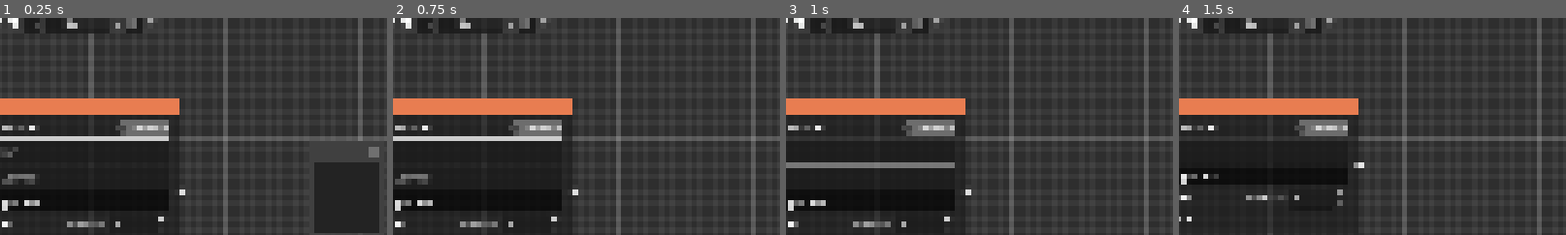
Above: before the commit, frames 1-4 (left to right).
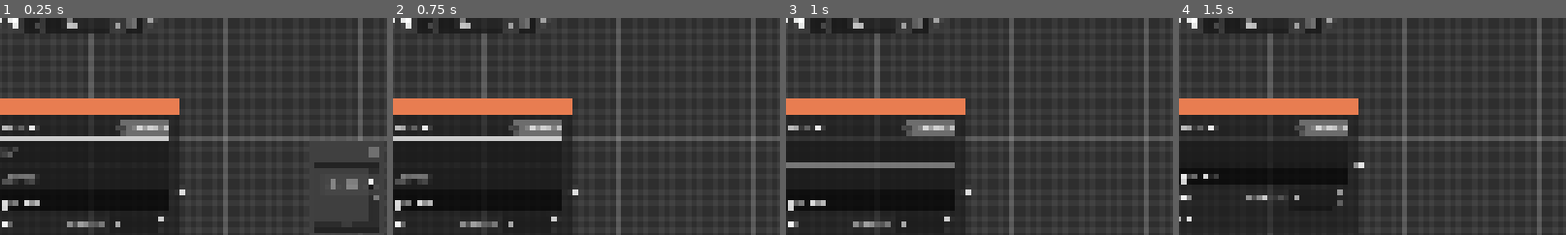
Above: after the commit, the same moments.

Repository: Roboticy3/Louder
Game: Godot game, scene res://entities/editor.tscn
The game is run twice, just before and just after one commit, with the same random seed, the same clock (stepped at 60 frames per second) and the same inputs.
Inputs (mouse positions are % of the whole screen's width and height, from its top left):
- Up to frame 1 (0.25 s): no input
- Up to frame 2 (0.75 s): click (14, 39) at 0.52 s; type "12" at 0.6 s
- Up to frame 3 (1 s): click (14, 45) at 0.75 s; type "Alex" at 0.83 s
- Up to frame 4 (1.5 s): click "Auto" at 1.25 s
The pictures show only the part of the screen within x 5-55%, y 9-59%; the shares and areas given below are measured in that part.

The runs differ from the first frame. In frame 1, 3.8% of the frame differs, in the area x 81-98%, y 69-97%; in frame 2, nothing differs; in frame 3, nothing differs; in frame 4, nothing differs.

Commit message:
generalized CustomGraphHub into NetworkEntity

Diff:
--- a/editor/entities/editor.tscn
+++ b/editor/entities/editor.tscn
@@ -123,4 +123,10 @@
 unresizable = false
 borderless = false
 
+[node name="GraphEdit" type="GraphEdit" parent="KnowledgeGraphPopup" unique_id=119884730]
+offset_left = 4.0
+offset_top = 4.0
+offset_right = 96.0
+offset_bottom = 96.0
+
 [editable path="Control/GridContainer/GraphEdit/Hub"]
--- a/editor/project.godot
+++ b/editor/project.godot
@@ -18,7 +18,7 @@
 [autoload]
 
 IdSystem="*uid://emcgvjw2xenp"
-HubDefaults="*uid://bttyhihvjbpso"
+NetworkEntityDefaults="*uid://bttyhihvjbpso"
 
 [gui]
 
--- a/editor/scripts/hub.gd
+++ b/editor/scripts/hub.gd
@@ -1,11 +1,5 @@
-class_name CustomGraphHub extends GraphNode
+class_name CustomGraphHub extends NetworkEntity
 
-const COMPONENT_GROUP := &"hub_component"
-
-@export var hub_data:Dictionary :
-	set(new_hub_data):
-		import(new_hub_data)
-		hub_data = new_hub_data
 @export var grabber:Control
 @export var choices_section_logic:ChoicesSectionLogic
 @export var start_check:CheckBox
@@ -23,111 +17,27 @@
 func get_grabber() -> Control:
 	return grabber
 
-func export() -> Dictionary:
-	var data := {
-		"conversation_id": id,
-		"position_offset": position_offset,
-	}
-	var seen_names := {}
-	for child in find_children("*", "", true, false):
-		if child.is_in_group(COMPONENT_GROUP):
-			if seen_names.has(child.name):
-				push_error("Hub \"%s\" has duplicate component name \"%s\"; aborting export" % [name, child.name])
-				return {}
-			seen_names[child.name] = true
-			data[child.name as String] = _export_node(child)
-	return _filter_to_non_default(data)
-
-func import(data: Dictionary) -> void:
-	data = _filter_to_non_default(data)
-	IdSystem.assign_id(self, data.get("conversation_id", id), id)
-	id = data.get("conversation_id", id)
-
-	position_offset = data.get("position_offset", position_offset)
-
-	for key in data:
-		if key is String:
-			var node := find_child(key, true, false)
-			if node:
-				_import_node(node, data[key])
-
-func _filter_to_non_default(data: Dictionary) -> Dictionary:
-	var defaults: Dictionary = HubDefaults.default_data.get("hub", {})
-	var filtered := {}
-	for key in data:
-		if not defaults.has(key) or _compare_data(data, defaults, key):
-			filtered[key] = data[key]
-	return filtered
-
-func _compare_data(x:Dictionary, y:Dictionary, key):
-	return str(x[key]) != str(y[key])
-
-func _export_node(node: Node) -> Variant:
-	if node is ChoicesSectionLogic:
-		var choices: PackedStringArray = []
-		for c in node.choices:
-			choices.append(c.text)
-		return choices
-	if node is CodeEdit:
-		return node.text
-	if node is OptionButton:
-		var idx:int = node.selected
-		return node.get_item_text(idx) if idx >= 0 else ""
-	if node is CheckBox:
-		return node.button_pressed
-	if node is SpinBox:
-		return node.value
-	if node is Button:
-		return node.text
-	return null
-
-func _import_node(node: Node, value: Variant) -> void:
-	if node is ChoicesSectionLogic:
-		var choices: PackedStringArray = value
-		node.set_choice_count(choices.size())
-		for i in choices.size():
-			node.choices[i].text = choices[i]
-	elif node is CodeEdit:
-		node.text = value
-	elif node is OptionButton:
-		var skill := value as String
-		if not skill.is_empty():
-			for i in node.item_count:
-				if node.get_item_text(i) == skill:
-					node.selected = i
-					break
-	elif node is CheckBox:
-		node.button_pressed = bool(value)
-	elif node is SpinBox:
-		node.value = int(value)
-	elif node is Button:
-		node.text = value
-
 func update_title_stylebox() -> void:
 	var start := start_check.button_pressed
 	var auto := auto_check.button_pressed
 	var spoke := choices_section_logic.choices.is_empty()
 
-	var stylebox := HubDefaults.TITLE_STYLEBOXES["default"]
+	var stylebox := NetworkEntityDefaults.TITLE_STYLEBOXES["default"]
 	if start:
-		stylebox = HubDefaults.TITLE_STYLEBOXES["start"]
+		stylebox = NetworkEntityDefaults.TITLE_STYLEBOXES["start"]
 	elif auto:
 		if spoke:
-			stylebox = HubDefaults.TITLE_STYLEBOXES["auto_spoke"]
+			stylebox = NetworkEntityDefaults.TITLE_STYLEBOXES["auto_spoke"]
 		else:
-			stylebox = HubDefaults.TITLE_STYLEBOXES["auto"]
+			stylebox = NetworkEntityDefaults.TITLE_STYLEBOXES["auto"]
 	elif spoke:
-		stylebox = HubDefaults.TITLE_STYLEBOXES["spoke"]
+		stylebox = NetworkEntityDefaults.TITLE_STYLEBOXES["spoke"]
 
 	add_theme_stylebox_override("titlebar", stylebox)
 	add_theme_stylebox_override("titlebar_selected", stylebox)
 
-
-var id := -1
-const ID_GROUP := &"CONVERSATION"
-
 func _ready() -> void:
-	id = IdSystem.assign_id(self)
+	super._ready()
 
 	auto_check.pressed.connect(update_title_stylebox)
 	start_check.pressed.connect(update_title_stylebox)
--- /dev/null
+++ b/editor/scripts/network_entity.gd
@@ -0,0 +1,95 @@
+class_name NetworkEntity extends GraphNode
+
+@export var component_group := &"hub_component"
+@export var default_source := &"hub"
+
+@export var hub_data:Dictionary :
+	set(new_hub_data):
+		import(new_hub_data)
+		hub_data = new_hub_data
+
+func export() -> Dictionary:
+	var data := {
+		"conversation_id": id,
+		"position_offset": position_offset,
+	}
+	var seen_names := {}
+	for child in find_children("*", "", true, false):
+		if child.is_in_group(component_group):
+			if seen_names.has(child.name):
+				push_error("Hub \"%s\" has duplicate component name \"%s\"; aborting export" % [name, child.name])
+				return {}
+			seen_names[child.name] = true
+			data[child.name as String] = _export_node(child)
+	return _filter_to_non_default(data)
+
+func import(data: Dictionary) -> void:
+	data = _filter_to_non_default(data)
+	IdSystem.assign_id(self, data.get("conversation_id", id), id)
+	id = data.get("conversation_id", id)
+
+	position_offset = data.get("position_offset", position_offset)
+
+	for key in data:
+		if key is String:
+			var node := find_child(key, true, false)
+			if node:
+				_import_node(node, data[key])
+
+func _filter_to_non_default(data: Dictionary) -> Dictionary:
+	var defaults: Dictionary = NetworkEntityDefaults.default_data.get(default_source, {})
+	var filtered := {}
+	for key in data:
+		if not defaults.has(key) or _compare_data(data, defaults, key):
+			filtered[key] = data[key]
+	return filtered
+
+func _compare_data(x:Dictionary, y:Dictionary, key):
+	return str(x[key]) != str(y[key])
+
+func _export_node(node: Node) -> Variant:
+	if node is ChoicesSectionLogic:
+		var choices: PackedStringArray = []
+		for c in node.choices:
+			choices.append(c.text)
+		return choices
+	if node is CodeEdit:
+		return node.text
+	if node is OptionButton:
+		var idx:int = node.selected
+		return node.get_item_text(idx) if idx >= 0 else ""
+	if node is CheckBox:
+		return node.button_pressed
+	if node is SpinBox:
+		return node.value
+	if node is Button:
+		return node.text
+	return null
+
+func _import_node(node: Node, value: Variant) -> void:
+	if node is ChoicesSectionLogic:
+		var choices: PackedStringArray = value
+		node.set_choice_count(choices.size())
+		for i in choices.size():
+			node.choices[i].text = choices[i]
+	elif node is CodeEdit:
+		node.text = value
+	elif node is OptionButton:
+		var skill := value as String
+		if not skill.is_empty():
+			for i in node.item_count:
+				if node.get_item_text(i) == skill:
+					node.selected = i
+					break
+	elif node is CheckBox:
+		node.button_pressed = bool(value)
+	elif node is SpinBox:
+		node.value = int(value)
+	elif node is Button:
+		node.text = value
+
+var id := -1
+const ID_GROUP := &"CONVERSATION"
+
+func _ready() -> void:
+	id = IdSystem.assign_id(self)
Not shown, added: editor/scripts/network_entity.gd.uid
Renamed: editor/scripts/hub_defaults.gd -> editor/scripts/network_entity_defaults.gd
Renamed: editor/scripts/hub_defaults.gd.uid -> editor/scripts/network_entity_defaults.gd.uid
